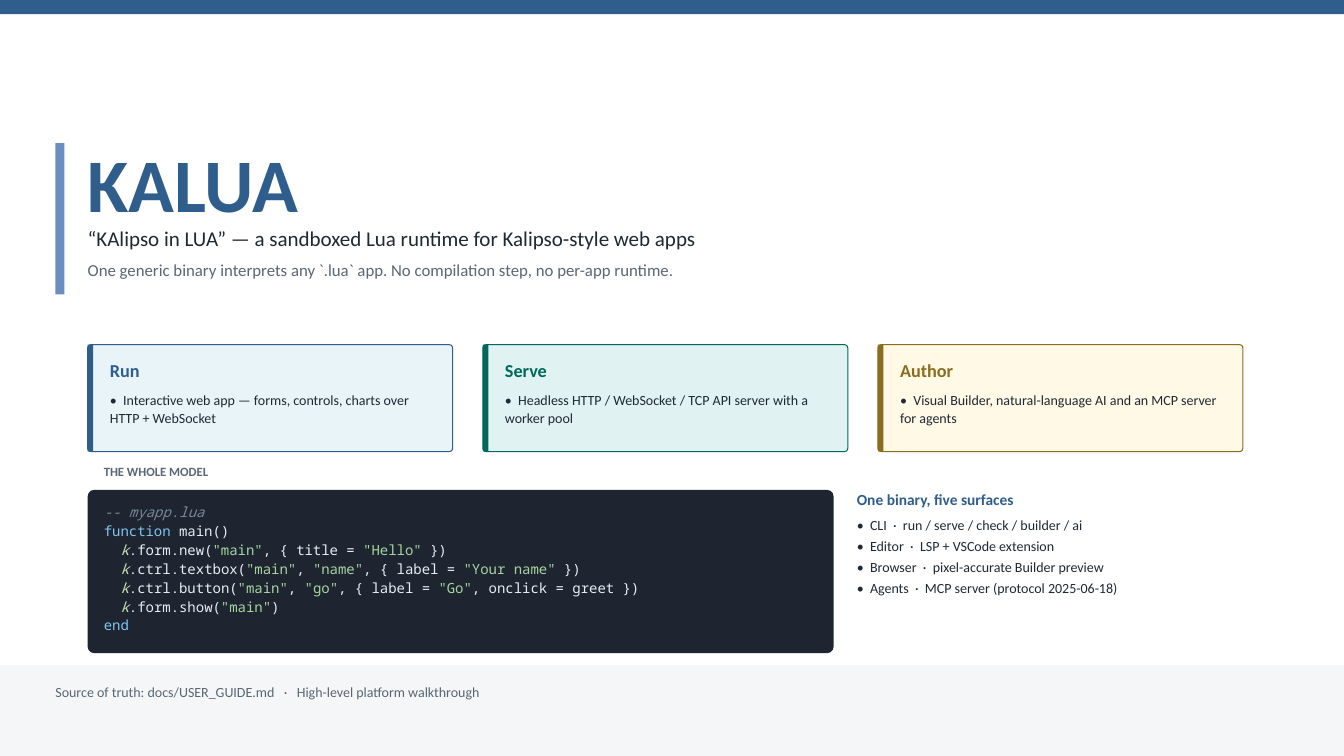
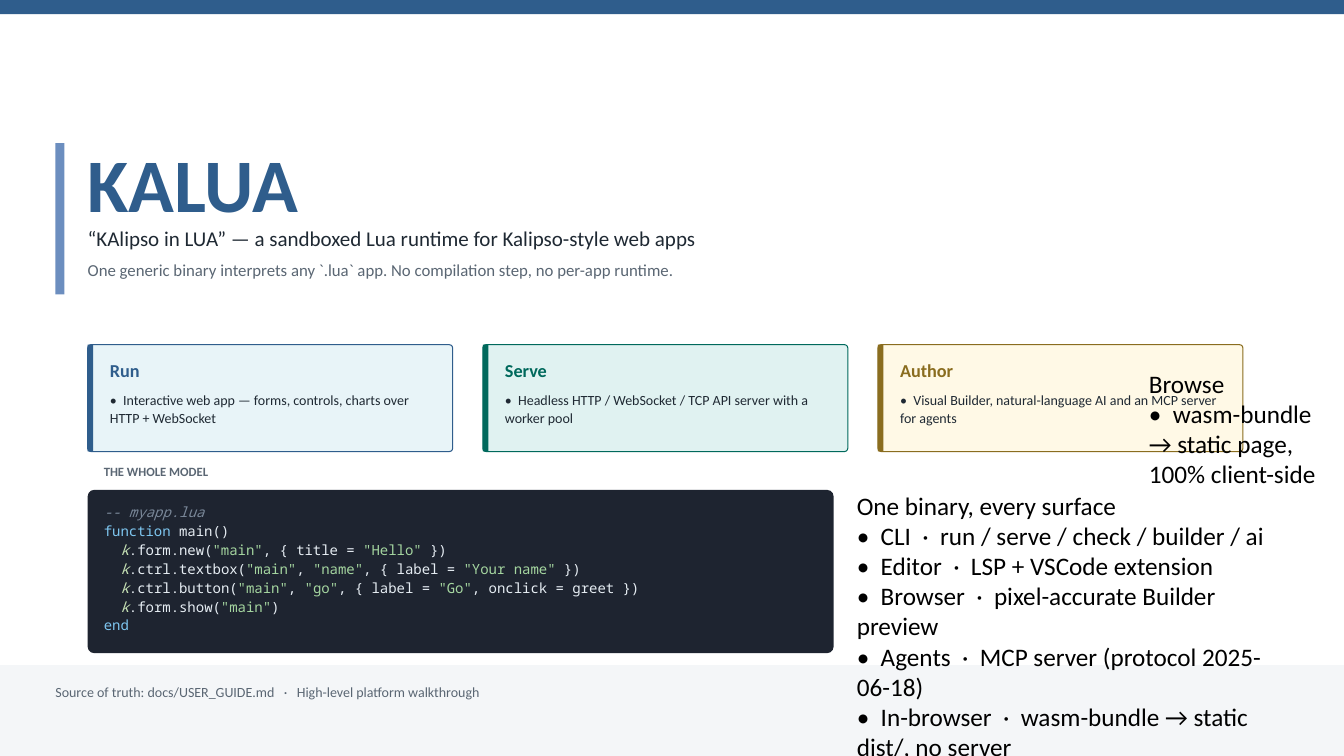
Before and after one commit to MichalHerstus/kalua, a slide deck: slide 1 of docs/kalua-platform-overview.pptx. Drawn at 1344x756 pixels with LibreOffice and Linux fonts; fonts in the diff are those of the drawing. Boxes give left, top, right and bottom in pixels: in the first picture for what was removed or moved away, otherwise in the second. Text is boxed around its words. In the diff, an @@ line names an element or a change of style, - is before the commit and + after.

```diff
--- a/docs/kalua-platform-overview.pptx
+++ b/docs/kalua-platform-overview.pptx
@@ text added at <box>1149,376,1224,399</box>, 18 pt, text #000000 @@
+Browse
@@ text added at <box>1149,402,1315,484</box>, 18 pt, text #000000 @@
+• wasm-bundle → static page, 100% client-side
@@ text at <box>857,497,1116,519</box>: text changed; size 11 to 18 pt; text colour #2F5D8C to #000000; bold off @@
-One binary, five surfaces
+One binary, every surface
@@ text at <box>857,527,1264,700</box>: size 10 to 18 pt, text colour #1F2933 to #000000 in "• CLI · run / serve / ...", "• Editor · LSP + VSCode extension", "• Browser · pixel-accurate Builder preview", "• Agents · MCP server (protocol 2025-06-18)"; less space between paragraphs @@
@@ text at <box>881,708,1248,726</box>: paragraph added @@
+• In-browser · wasm-bundle → static dist/, no server
```
Also in this commit, not shown: 4 other slides changed, 1 other file.
